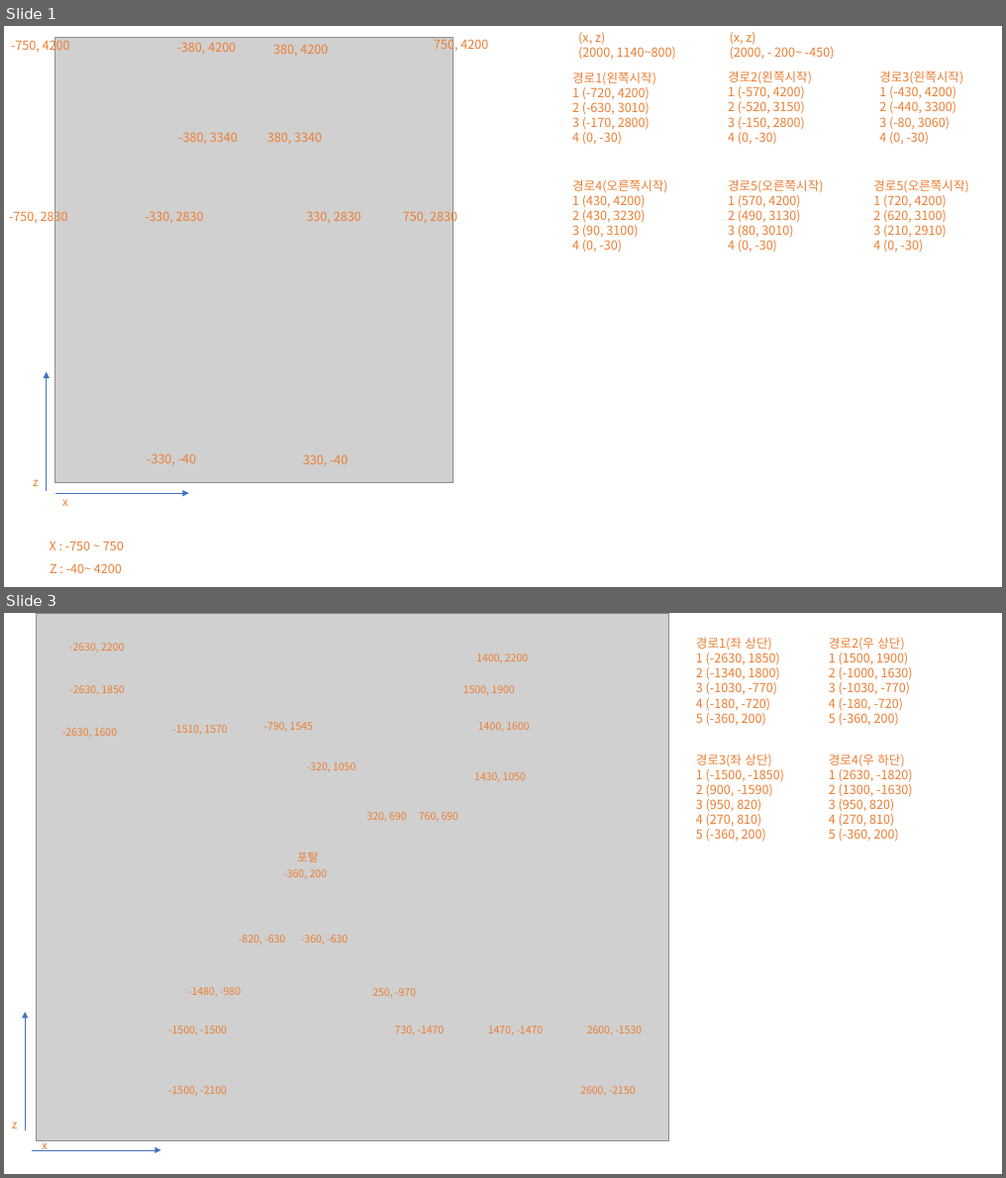
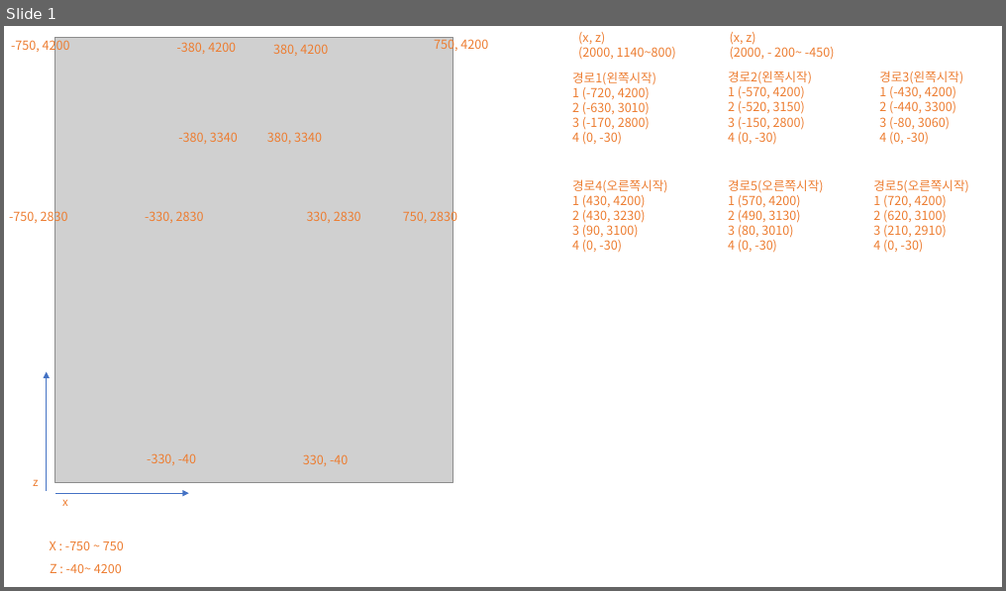
Before and after one commit to jysso3070/JSTMserver, a slide deck: res/스테이지 경로/스테이지1.pptx. Shown one above the other, each under a label of ours: slides 1 and 3 before the commit, slide 1 after it; the slides between them are not shown. The pictures are 1006x1178 and 1006x591 pixels, drawn with LibreOffice and Linux fonts; fonts in the diff are those of the drawing; grey boxes stand for pictures. Boxes give left, top, right and bottom in pixels: in the first picture for what was removed or moved away, otherwise in the second. Text is boxed around its words. In the diff, an @@ line names an element or a change of style, - is before the commit and + after.

```diff
--- a/res/스테이지 경로/스테이지1.pptx
+++ b/res/스테이지 경로/스테이지1.pptx
@@ slide 3 removed at (4, 613, 1002, 1174), background #FFFFFF @@
@@ picture removed at (37, 613, 668, 1142) @@
@@ text removed at (696, 637, 780, 726) @@
-경로1(좌 상단)
-1 (-2630, 1850)
-2 (-1340, 1800)
-3 (-1030, -770)
-4 (-180, -720)
-5 (-360, 200)
@@ text removed at (829, 637, 913, 726) @@
-경로2(우 상단)
-1 (1500, 1900)
-2 (-1000, 1630)
-3 (-1030, -770)
-4 (-180, -720)
-5 (-360, 200)
@@ text removed at (69, 643, 124, 653) @@
--2630, 2200
@@ text removed at (476, 654, 528, 663) @@
-1400, 2200
@@ text removed at (69, 685, 124, 695) @@
--2630, 1850
@@ text removed at (463, 685, 514, 695) @@
-1500, 1900
@@ text removed at (62, 728, 117, 738) @@
--2630, 1600
@@ text removed at (172, 725, 228, 735) @@
--1510, 1570
@@ text removed at (263, 722, 313, 732) @@
--790, 1545
@@ text removed at (478, 722, 529, 732) @@
-1400, 1600
@@ text removed at (696, 754, 785, 842) @@
-경로3(좌 상단)
-1 (-1500, -1850)
-2 (900, -1590)
-3 (950, 820)
-4 (270, 810)
-5 (-360, 200)
@@ text removed at (829, 754, 913, 842) @@
-경로4(우 하단)
-1 (2630, -1820)
-2 (1300, -1630)
-3 (950, 820)
-4 (270, 810)
-5 (-360, 200)
@@ text removed at (307, 762, 355, 772) @@
--320, 1050
@@ text removed at (474, 772, 526, 782) @@
-1430, 1050
@@ text removed at (367, 812, 406, 822) @@
-320, 690
@@ text removed at (419, 812, 458, 822) @@
-760, 690
@@ text removed at (283, 869, 327, 879) @@
--360, 200
@@ text removed at (297, 852, 318, 862) @@
-포탈
@@ text removed at (239, 935, 285, 945) @@
--820, -630
@@ text removed at (301, 935, 348, 945) @@
--360, -630
@@ text removed at (188, 987, 241, 997) @@
--1480, -980
@@ text removed at (372, 988, 416, 998) @@
-250, -970
@@ arrow removed from (25, 1131) to (25, 1012) @@
@@ text removed at (168, 1026, 227, 1036) @@
--1500, -1500
@@ text removed at (395, 1026, 444, 1036) @@
-730, -1470
@@ text removed at (488, 1026, 543, 1036) @@
-1470, -1470
@@ text removed at (587, 1026, 642, 1036) @@
-2600, -1530
@@ text removed at (168, 1086, 227, 1096) @@
--1500, -2100
@@ text removed at (580, 1086, 636, 1096) @@
-2600, -2150
@@ text removed at (12, 1122, 17, 1129) @@
-z
@@ text removed at (42, 1138, 48, 1154) @@
-x
@@ arrow removed from (32, 1151) to (161, 1151) @@
```
Also in this commit, not shown: 1 slide changed, 1 slide added, 3 other files.
